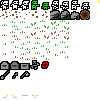
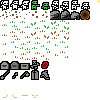
Layers edited between the first and the second 100x100 image:
removed layer "Вставленный слой #1" over bbox(31, 70, 50, 80)
renamed "Фон" to "tileset.png", showed it, painted on it over bbox(31, 70, 50, 80)
